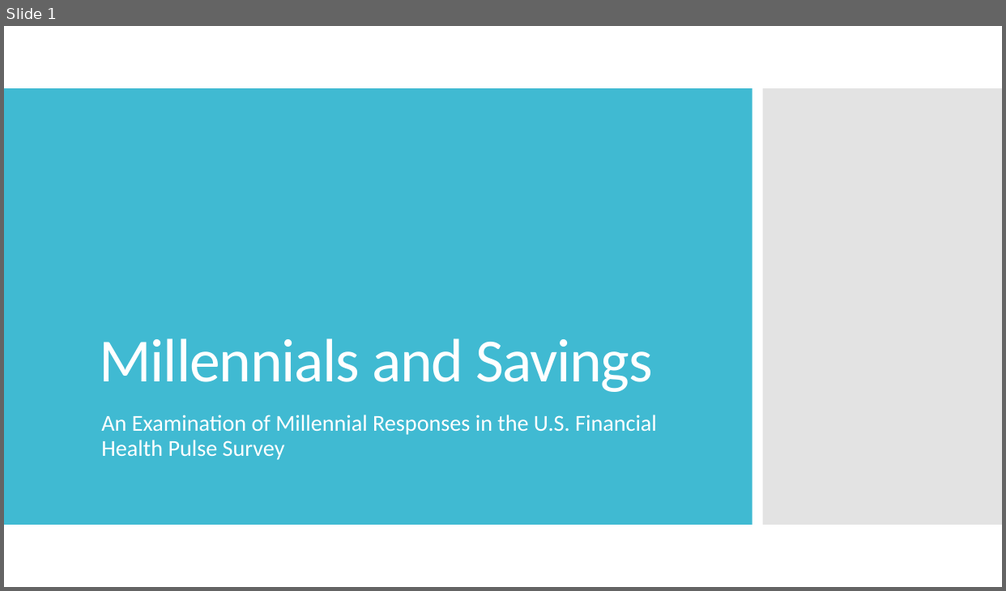
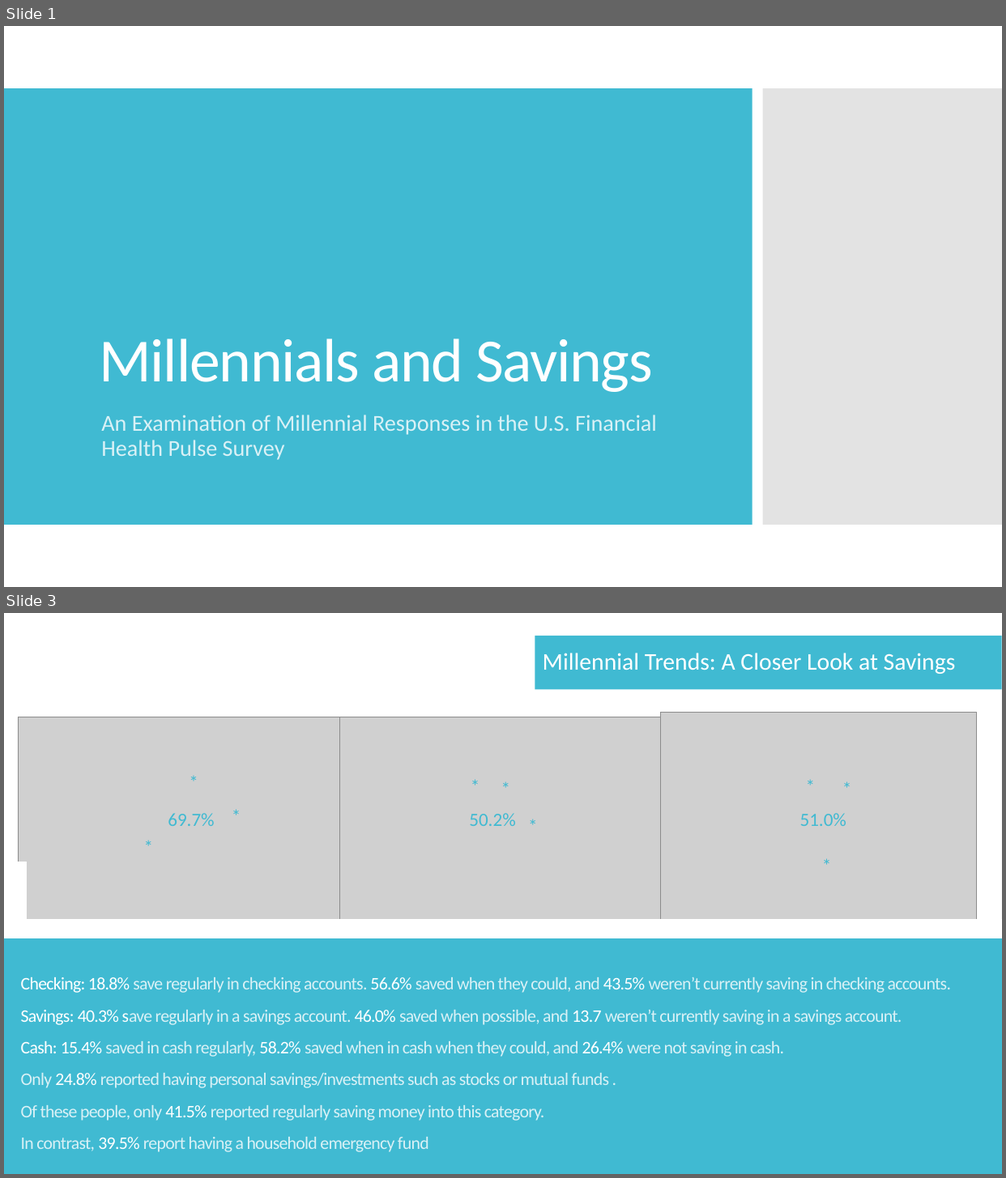
Before and after one commit to jazzstep/CFSI-USHPS-MillSavings, a slide deck: Millennials and Savings.pptx. Shown one above the other, each under a label of ours: slide 1 before the commit, slides 1 and 3 after it; the slides between them are not shown. The pictures are 1006x591 and 1006x1178 pixels, drawn with LibreOffice and Linux fonts; fonts in the diff are those of the drawing; grey boxes stand for pictures. Boxes give left, top, right and bottom in pixels: in the first picture for what was removed or moved away, otherwise in the second. Text is boxed around its words. In the diff, an @@ line names an element or a change of style, - is before the commit and + after.

```diff
--- a/Millennials and Savings.pptx
+++ b/Millennials and Savings.pptx
@@ slide 3 added at box(4, 613, 1002, 1174), background #FFFFFF @@
@@ rectangle added at box(4, 613, 1002, 1174), fill #FFFFFF @@
@@ text added at box(535, 636, 1002, 689), fill #40BAD2, 23.1 pt, text #FFFFFF @@
+Millennial Trends: A Closer Look at Savings
@@ rectangle added at box(4, 675, 286, 1112), fill #40BAD2 @@
@@ rectangle added at box(971, 675, 1002, 1112), fill #C8C8C8 at 50% opacity @@
@@ picture added at box(19, 717, 345, 920) @@
@@ picture added at box(340, 717, 667, 920) @@
@@ picture added at box(661, 713, 978, 920) @@
@@ text added at box(181, 767, 205, 797), 18 pt, text #40BAD2 @@
+*
@@ text added at box(463, 771, 486, 801), 18 pt, text #40BAD2 @@
+*
@@ text added at box(493, 774, 517, 804), 18 pt, text #40BAD2 @@
+*
@@ text added at box(799, 771, 821, 801), 18 pt, text #40BAD2 @@
+*
@@ text added at box(835, 774, 859, 804), 18 pt, text #40BAD2 @@
+*
@@ ellipse added at box(147, 798, 242, 841), 18 pt, text #40BAD2 @@
+69.7%
@@ text added at box(224, 801, 247, 831), 18 pt, text #40BAD2 @@
+*
@@ ellipse added at box(448, 798, 543, 841), 18 pt, text #40BAD2 @@
+50.2%
@@ ellipse added at box(779, 798, 874, 841), 18 pt, text #40BAD2 @@
+51.0%
@@ text added at box(522, 810, 544, 840), 18 pt, text #40BAD2 @@
+*
@@ text added at box(137, 832, 160, 862), 18 pt, text #40BAD2 @@
+*
@@ text added at box(815, 851, 838, 881), 18 pt, text #40BAD2 @@
+*
@@ rectangle added at box(4, 862, 27, 934), fill #FFFFFF, outline #FFFFFF 0.85 pt @@
@@ rectangle added at box(4, 912, 962, 1122), fill #40BAD2 @@
@@ rectangle added at box(4, 919, 1002, 939), fill #FFFFFF, outline #FFFFFF 0.85 pt @@
@@ rectangle added at box(876, 919, 1002, 1122), fill #40BAD2, outline #40BAD2 0.85 pt @@
@@ title added at box(21, 977, 951, 1152), 17 pt, text #D9F1F6 @@
+Checking: 18.8% save regularly in checking accounts. 56.6% saved when they could, and 43.5% weren’t currently saving in checking accounts.
+Savings: 40.3% save regularly in a savings account. 46.0% saved when possible, and 13.7 weren’t currently saving in a savings account.
+Cash: 15.4% saved in cash regularly, 58.2% saved when in cash when they could, and 26.4% were not saving in cash.
+Only 24.8% reported having personal savings/investments such as stocks or mutual funds .
+Of these people, only 41.5% reported regularly saving money into this category.
+In contrast, 39.5% report having a household emergency fund
@@ rectangle added at box(4, 1063, 1002, 1174), fill #40BAD2, outline #40BAD2 0.85 pt @@
@@ slide 1 changed as well @@
@@ subtitle "An Examination of Millennial Responses ..." at box(101, 415, 657, 460): text colour #FFFFFF to #D9F1F6 @@
```
Also in this commit, not shown: 1 other slide changed, 2 other slides added, 4 slides removed, 8 other files.
